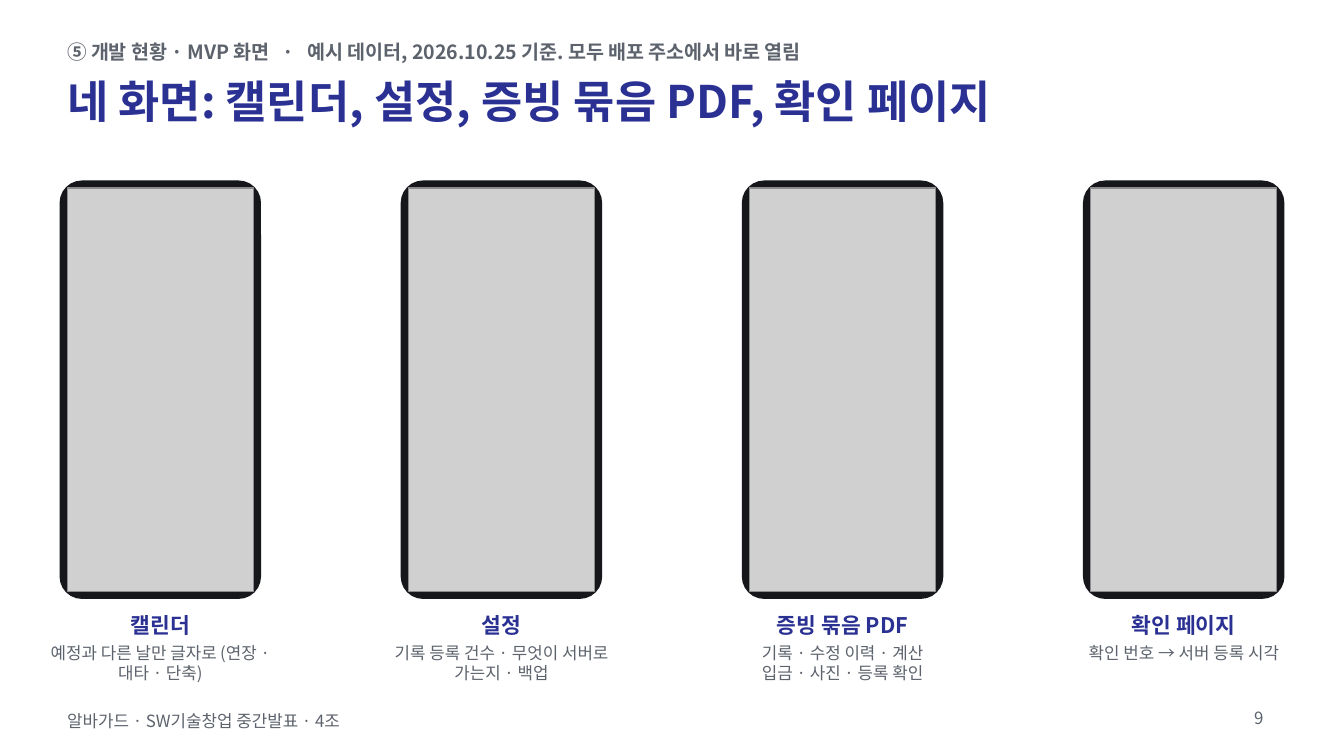
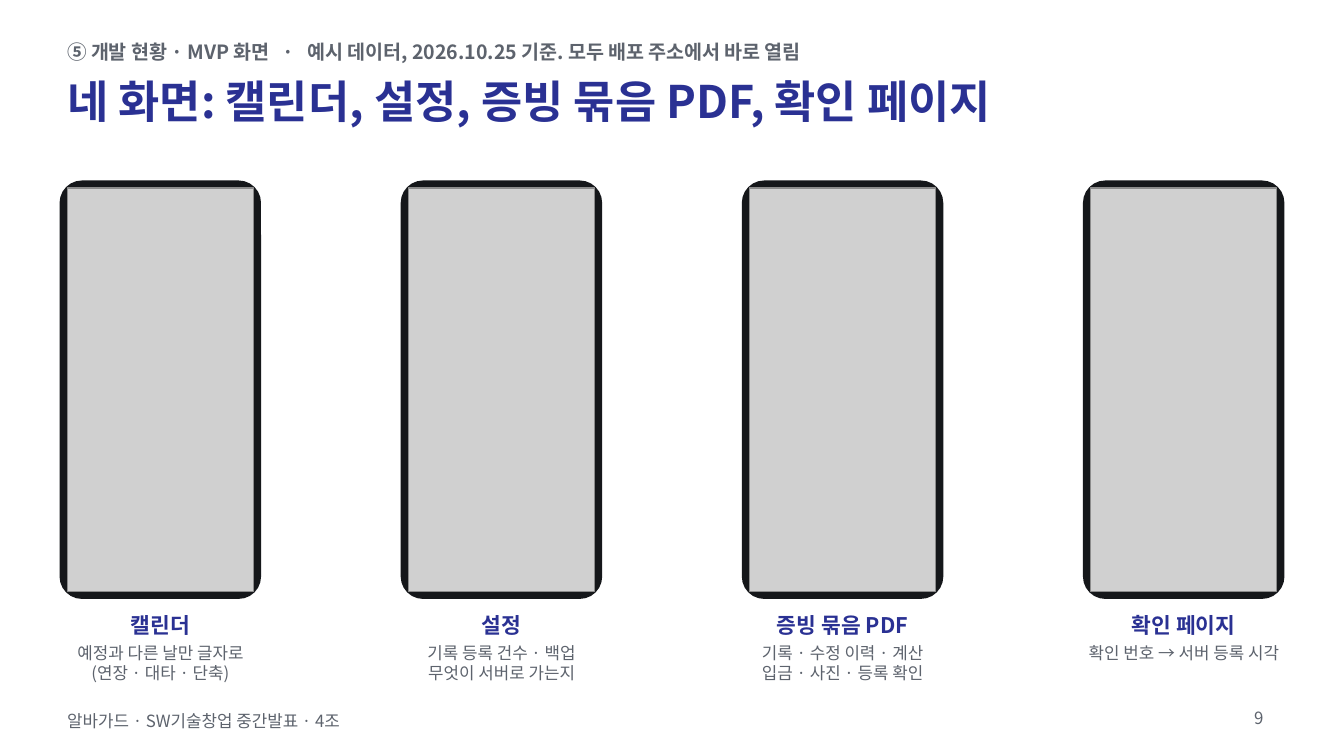
Before and after one commit to jihooni217/albaguard, a slide deck: slide 9 of docs/06_중간발표_PPT.pptx. Drawn at 1344x756 pixels with LibreOffice and Linux fonts; fonts in the diff are those of the drawing; grey boxes stand for pictures. Boxes give left, top, right and bottom in pixels: in the first picture for what was removed or moved away, otherwise in the second. Text is boxed around its words. In the diff, an @@ line names an element or a change of style, - is before the commit and + after.

```diff
--- a/docs/06_중간발표_PPT.pptx
+++ b/docs/06_중간발표_PPT.pptx
@@ text at (77,645,243,682): text changed @@
-예정과 다른 날만 글자로 (연장 · 대타 · 단축)
+예정과 다른 날만 글자로
+(연장 · 대타 · 단축)
@@ text at (427,645,576,681): text changed @@
-기록 등록 건수 · 무엇이 서버로 가는지 · 백업
+기록 등록 건수 · 백업
+무엇이 서버로 가는지
```
Also in this commit, not shown: 3 other slides changed, 1 other file.
